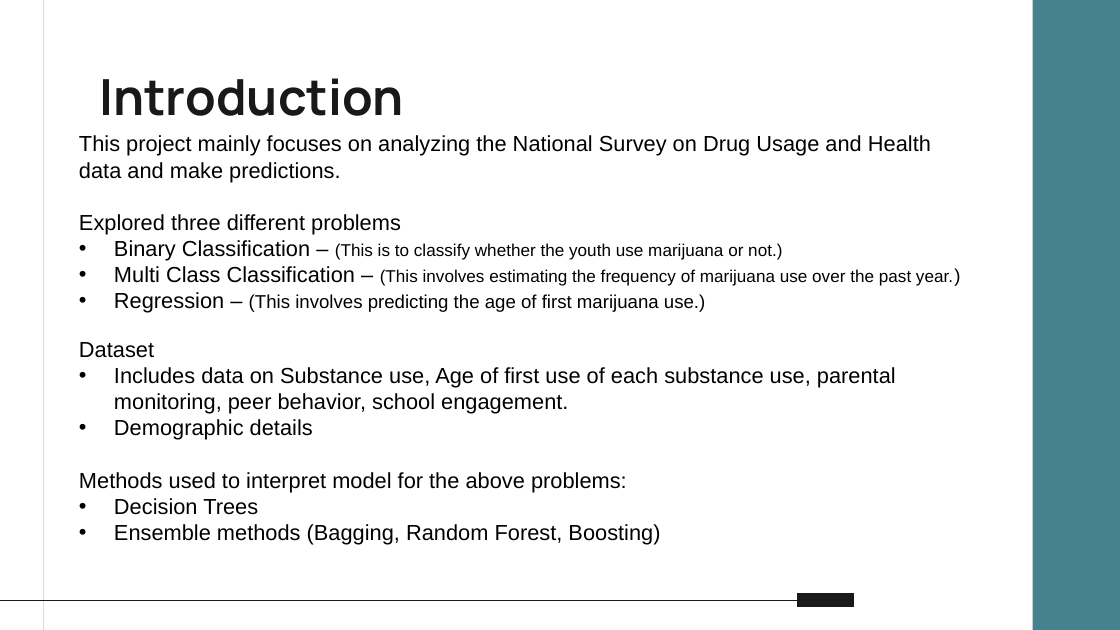
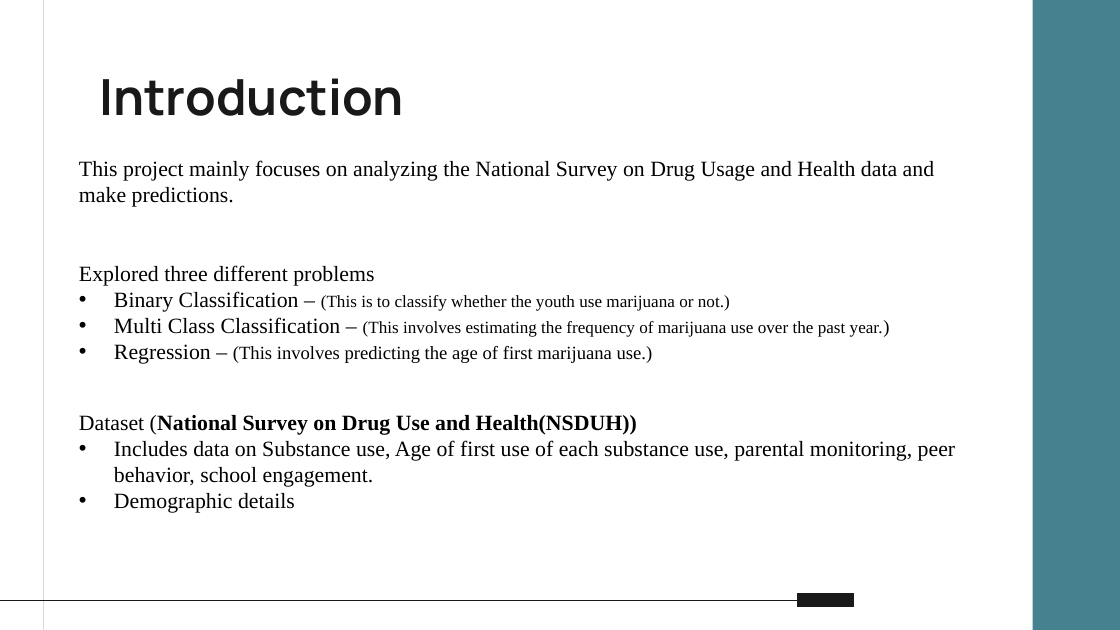
Before and after one commit to Sowjanya2502/Youth-Marijuana-Use-Analysis-and-Prediction, a slide deck: slide 2 of Youth_marijuana_use_analysis.pptx. Drawn at 1120x630 pixels with LibreOffice and Linux fonts; fonts in the diff are those of the drawing. Boxes give left, top, right and bottom in pixels: in the first picture for what was removed or moved away, otherwise in the second. Text is boxed around its words. In the diff, an @@ line names an element or a change of style, - is before the commit and + after.

```diff
--- a/Youth_marijuana_use_analysis.pptx
+++ b/Youth_marijuana_use_analysis.pptx
@@ text "This project mainly focuses on ...": place and size @@
-text "This project mainly focuses on ..." at (79, 135, 953, 545)
+text "This project mainly focuses on ..." at (79, 160, 956, 513)
@@ text at (79, 160, 956, 513): font Arial to Times New Roman @@
@@ text at (79, 415, 637, 435): text changed; font Arial to Times New Roman; bold on @@
-Dataset
+Dataset (National Survey on Drug Use and Health(NSDUH))
@@ text at (79, 472, 660, 545): paragraphs removed @@
-Methods used to interpret model for the above problems:
-• Decision Trees
-• Ensemble methods (Bagging, Random Forest, Boosting)
```
Also in this commit, not shown: 5 other slides changed, 3 slides added, 1 slide removed, 1 other file.
